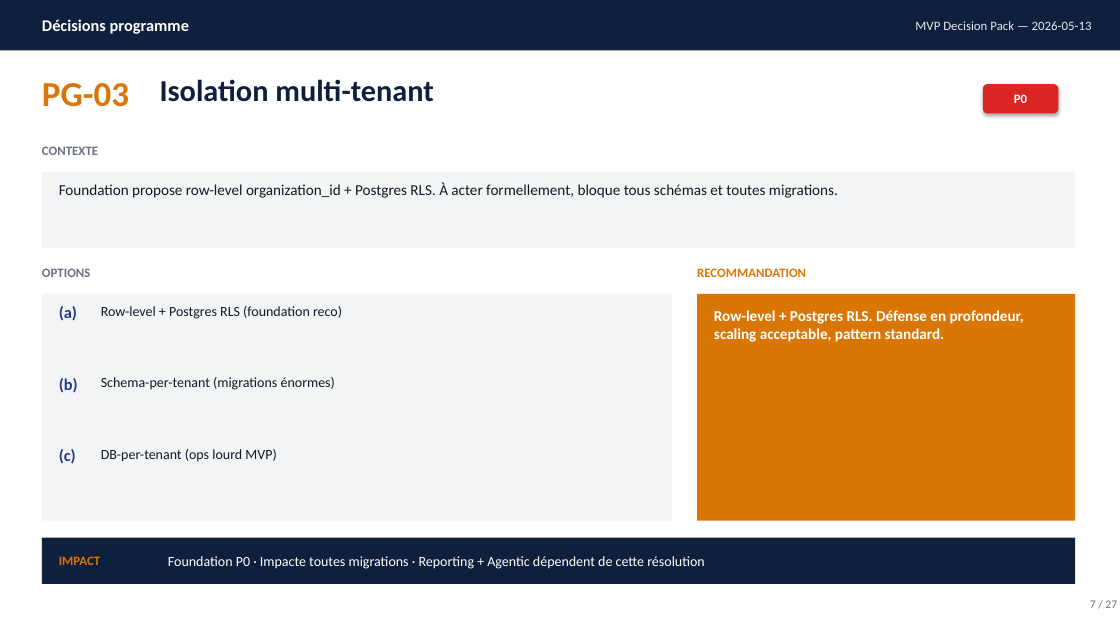
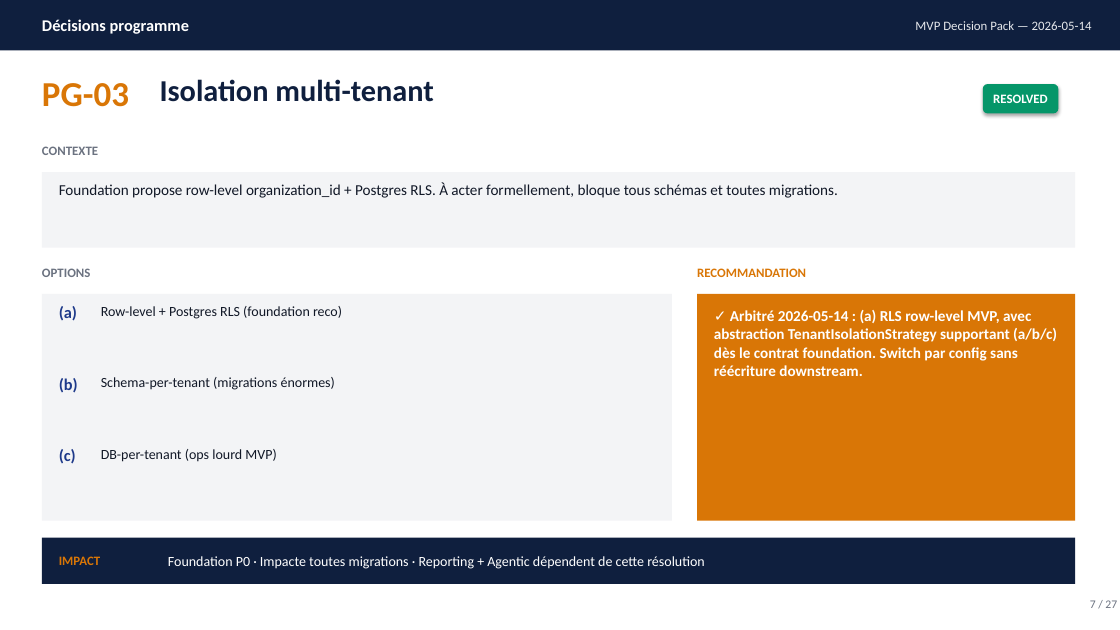
Before and after one commit to rhanka/openerp, a slide deck: slide 7 of docs/study/10-mvp-specs/decision-pack.pptx. Drawn at 1120x630 pixels with LibreOffice and Linux fonts; fonts in the diff are those of the drawing. Boxes give left, top, right and bottom in pixels: in the first picture for what was removed or moved away, otherwise in the second. Text is boxed around its words. In the diff, an @@ line names an element or a change of style, - is before the commit and + after.

Commit message:
Engrave MVP decisions arbitrated 2026-05-14 across 6 specs and decision-pack

```diff
--- a/docs/study/10-mvp-specs/decision-pack.pptx
+++ b/docs/study/10-mvp-specs/decision-pack.pptx
@@ text at [915, 21, 1092, 30]: text changed @@
-MVP Decision Pack — 2026-05-13
+MVP Decision Pack — 2026-05-14
@@ rounded rectangle "RESOLVED" at [983, 84, 1059, 113]: fill #DC2626 to #059669 @@
@@ text in rounded rectangle at [993, 94, 1048, 103]: text changed @@
-P0
+RESOLVED
@@ text at [714, 310, 1057, 376]: text changed @@
-Row-level + Postgres RLS. Défense en profondeur, scaling acceptable, pattern standard.
+✓ Arbitré 2026-05-14 : (a) RLS row-level MVP, avec abstraction TenantIsolationStrategy supportant (a/b/c) dès le contrat foundation. Switch par config sans réécriture downstream.
```
Also in this commit, not shown: 25 other slides changed, 8 other files.
